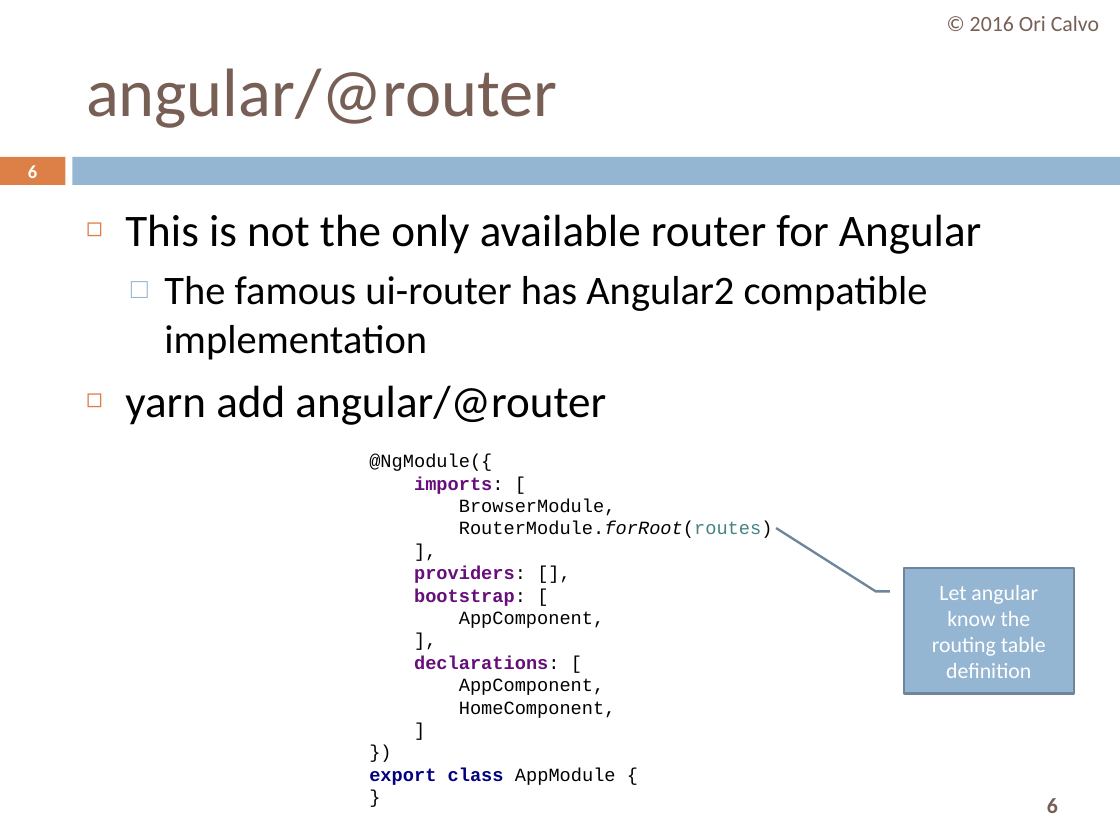
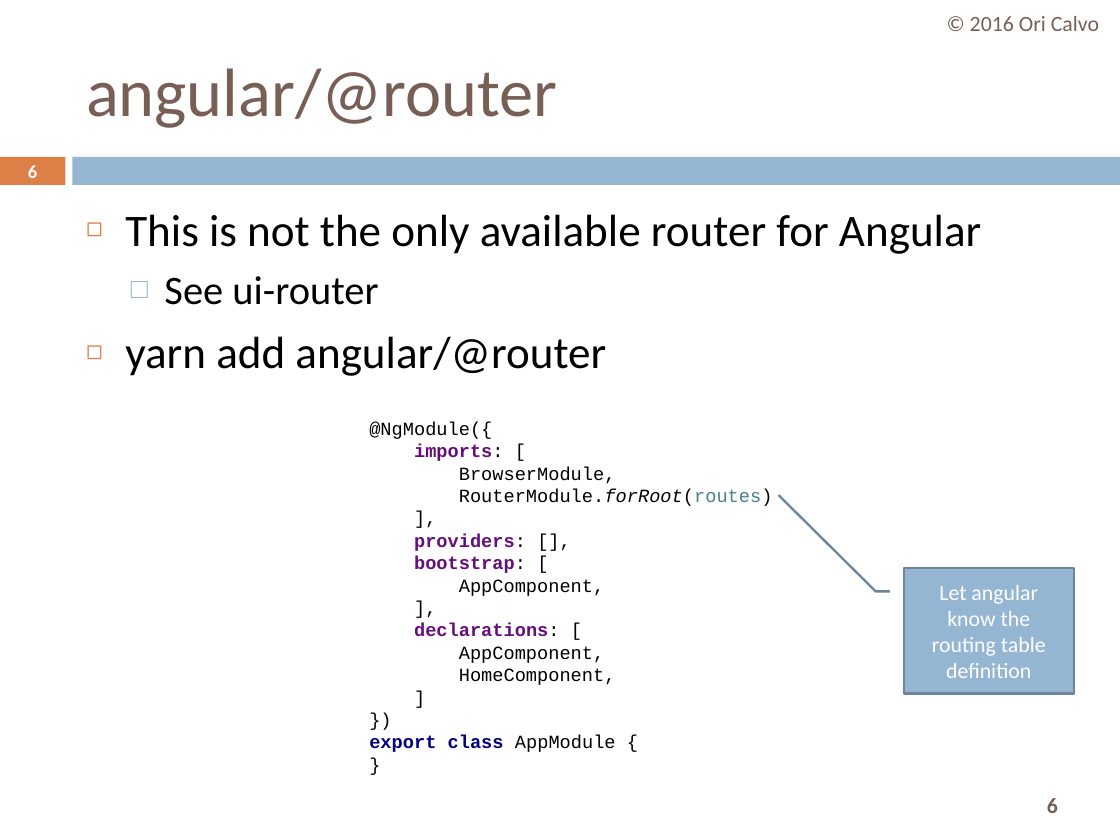
Before and after one commit to oricalvo/course-angular, a slide deck: slide 6 of PPTs/03 Routing.pptx. Drawn at 1120x840 pixels with LibreOffice and Linux fonts; fonts in the diff are those of the drawing. Boxes give left, top, right and bottom in pixels: in the first picture for what was removed or moved away, otherwise in the second. Text is boxed around its words. In the diff, an @@ line names an element or a change of style, - is before the commit and + after.

```diff
--- a/PPTs/03 Routing.pptx
+++ b/PPTs/03 Routing.pptx
@@ text at (x1=164, y1=276, x2=378, y2=305): text changed @@
-  □ The famous ui-router has Angular2 compatible implementation
+  □ See ui-router
@@ text "@NgModule({ imports: [ BrowserModule, RouterModule.forRoot(r ..." moved from (x1=369, y1=454, x2=773, y2=785) to (x1=369, y1=422, x2=773, y2=752) @@
```
Also in this commit, not shown: 5 other slides changed.
